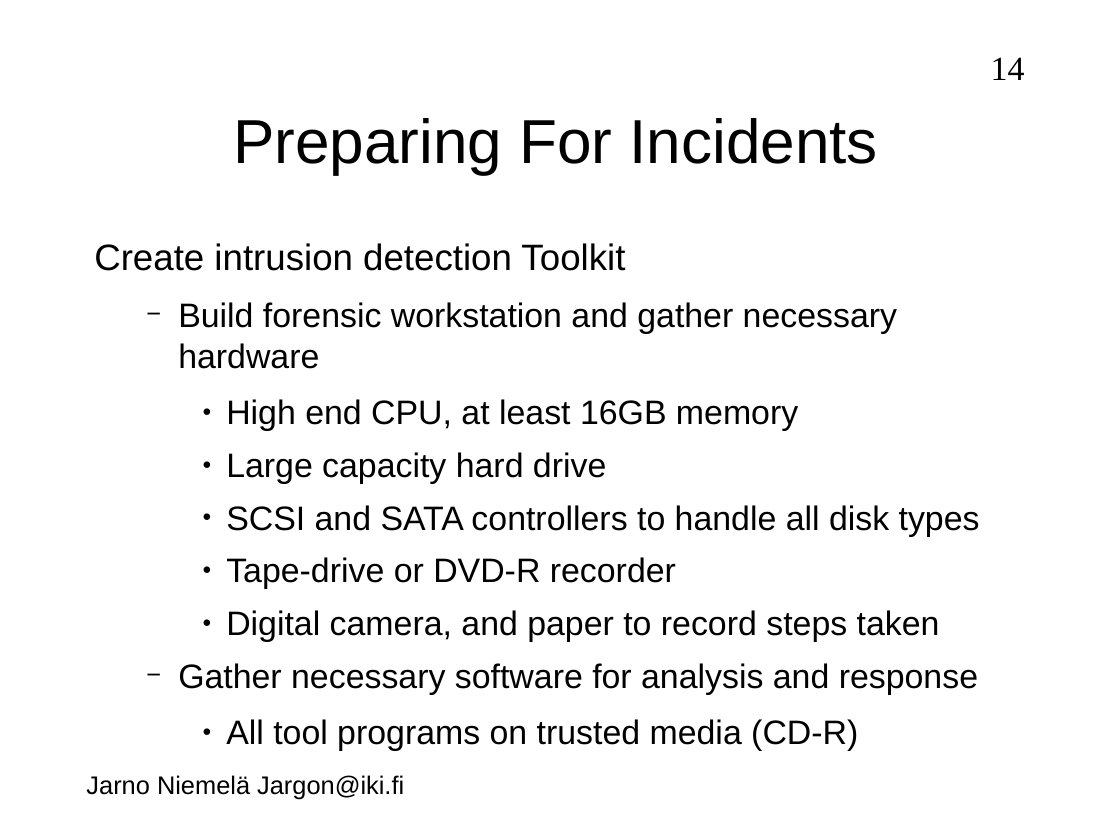
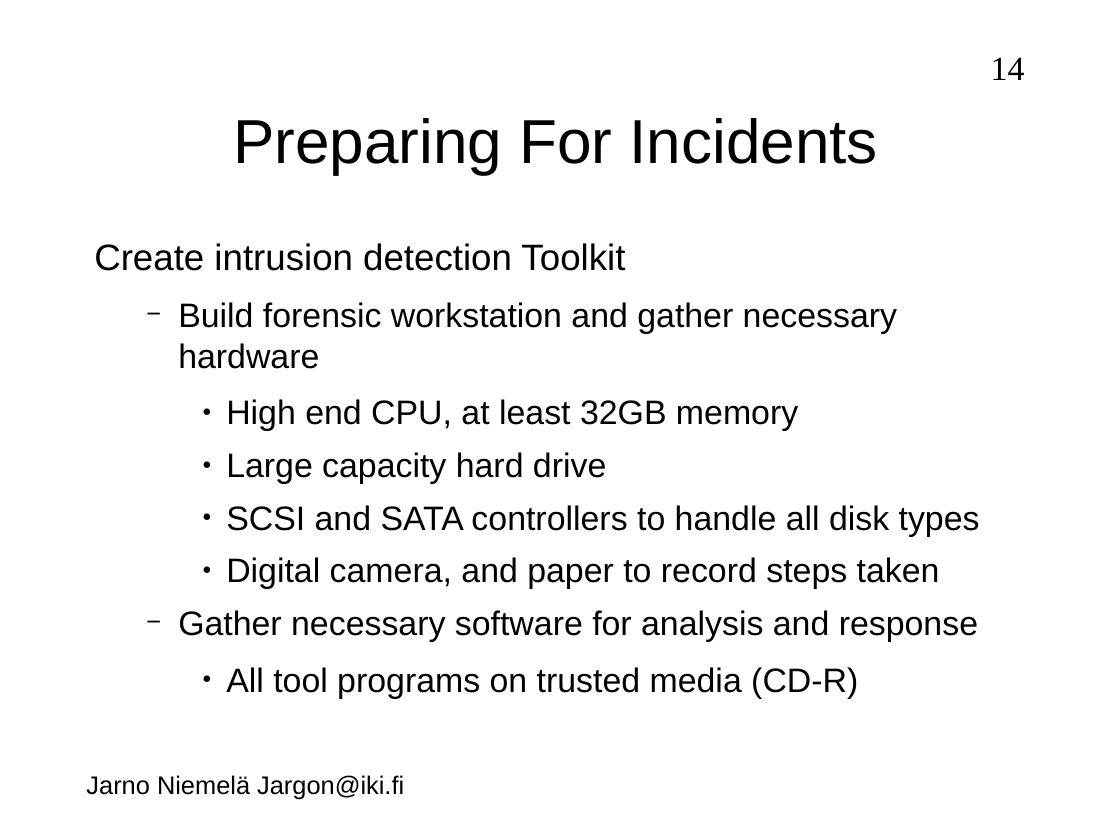
Before and after one commit to jarno-niemela/corporate_cyber_defence, a slide deck: slide 14 of Incident Response/IncidentResponse.odp. Drawn at 1120x840 pixels with LibreOffice and Linux fonts; fonts in the diff are those of the drawing; background and template pictures are left out. Boxes give left, top, right and bottom in pixels: in the first picture for what was removed or moved away, otherwise in the second. Text is boxed around its words. In the diff, an @@ line names an element or a change of style, - is before the commit and + after.

```diff
--- a/Incident Response/IncidentResponse.odp
+++ b/Incident Response/IncidentResponse.odp
@@ text at <box>226,399,798,431</box>: text changed @@
-    ● High end CPU, at least 16GB memory
+    ● High end CPU, at least 32GB memory
@@ text at <box>226,557,676,589</box>: paragraph removed @@
-    ● Tape-drive or DVD-R recorder
```
Also in this commit, not shown: 7 other slides changed, 1 slide added, 1 slide removed.
